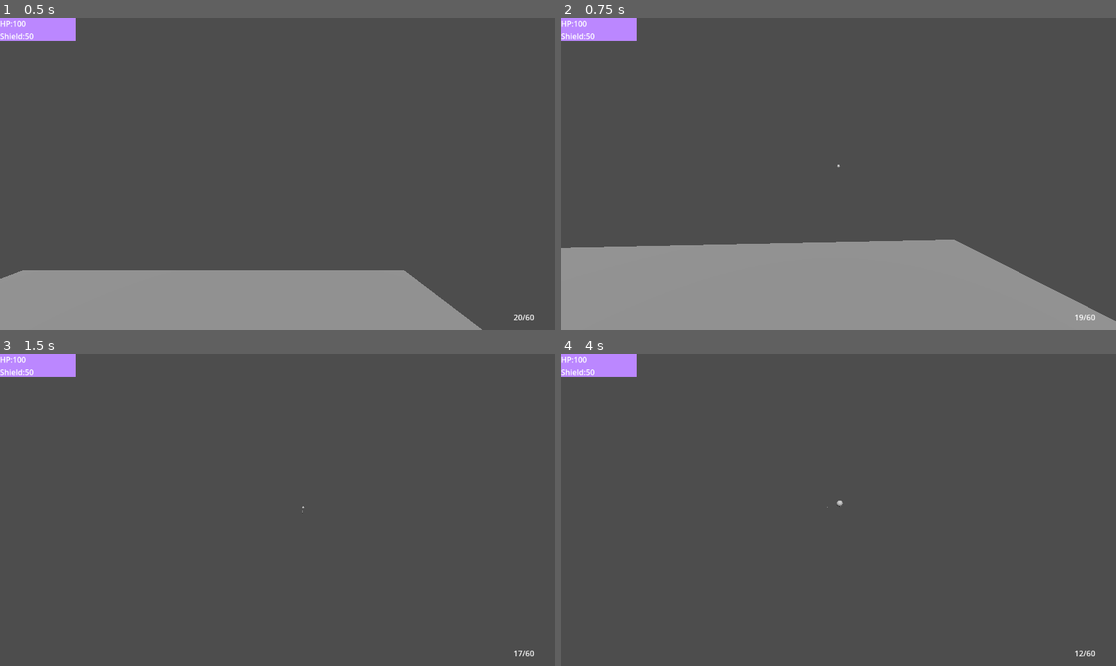
Above: before the commit, frames 1-4 (two rows, left to right).
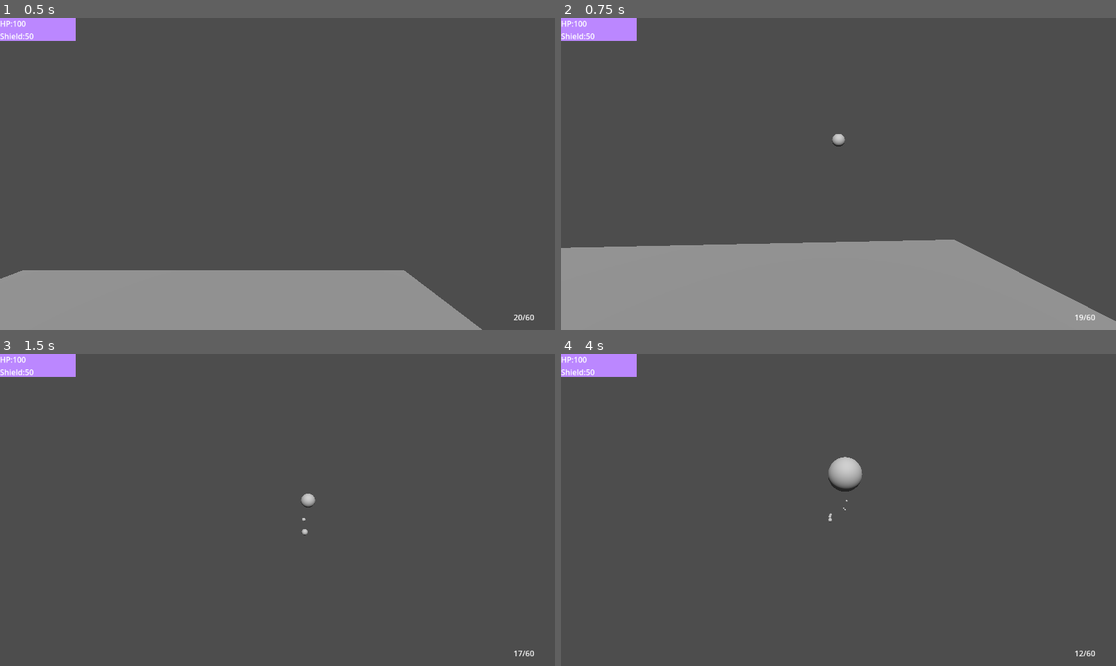
Above: after the commit, the same moments.

Repository: kuritism/scrimmages-during-internship-2
Game: Godot game, scene res://level.tscn
The game is run twice, just before and just after one commit, with the same random seed, the same clock (stepped at 60 frames per second) and the same inputs.
Inputs (mouse positions are in pixels of both pictures, inside the frame that each line leads up to):
- Up to frame 1 (0.5 s): no input
- Up to frame 2 (0.75 s): move the mouse to (866, 174) at 0.52 s; press the mouse at (866, 174) at 0.53 s; hold W (move_forward) from 0.53 s (still down)
- Up to frame 3 (1.5 s): keep holding W (move_forward); tap Space (jump) at 0.77 s; move the mouse to (249, 510) at 1.27 s; release the mouse at (249, 510) at 1.28 s; click (249, 510) at 1.35 s
- Up to frame 4 (4 s): keep holding W (move_forward); tap Space (jump) at 1.52, 3.02, 3.77 s; move the mouse to (849, 503) at 2.02 s; press the mouse at (849, 503) at 2.03 s; move the mouse to (832, 516) at 2.77 s; release the mouse at (832, 516) at 2.78 s; click (832, 516) at 2.85 s; tap Enter at 3.5 s; move the mouse to (877, 513) at 3.52 s; press the mouse at (877, 513) at 3.53 s

Frame 1 is identical in both runs. In frame 2, less than 0.1% of the frame differs, in the area x 48-52%, y 37-48%; in frame 3, 0.1%; in frame 4, 0.5%, in the area x 47-55%, y 32-54%.

Commit message:
enchant test 1
womp womp

Diff:
--- /dev/null
+++ b/Baisc Upgrade.gd
@@ -0,0 +1,8 @@
+extends Node3D
+
+
+func setup(bullet):
+	bullet.bullet_damage += 30
+	bullet.bullet_speed -= 10
+func onhit(body):
+	print("ARGGHGHGHHGH")
--- a/Bullet.gd
+++ b/Bullet.gd
@@ -1,23 +1,32 @@
 extends RigidBody3D
 
-@onready var bullet_speed : float = 5
+@onready var bullet_speed : int = 50
 @onready var bullet_damage : int = 10
 @onready var bullet_spread : float
 @onready var hp_comp = preload("res://HP.tscn")
+@onready var enchantments = null
+func setup(gun_basis, enchants):
+	enchantments = enchants
+	for enchant in enchantments.get_children():
+		if enchant.has_method("setup"):
+			print("Ding dong")
+			enchant.setup(self)
+			print(bullet_damage)
 
-func _ready():
-	print("Fish")
-func setup(bdam, bspeed):
-	bullet_damage = bdam
-	var height = (bspeed - (bspeed % 10))/10 + 1
+	var height = (bullet_speed - (bullet_speed % 10))/10 + 1
 	$Area3D/CollisionShape3D.shape.height = height
 	$Area3D/CollisionShape3D.position.z = (height - 1) * 0.125
 	$Area3D/CollisionShape3D.disabled = false
+	apply_central_force(gun_basis * bullet_speed * 30)
 
 
 
 func _on_area_3d_body_entered(body):
 	if body.has_node("HP"):
 		var hp = body.get_node("HP")
+		print("Da damage: " + str(bullet_damage))
 		hp.take_damage(bullet_damage)
+	for enchant in enchantments.get_children():
+		if enchant.has_method("onhit"):
+			enchant.onhit(body)
 	queue_free()
--- a/Bullet.tscn
+++ b/Bullet.tscn
@@ -21,4 +21,6 @@
 shape = SubResource("CapsuleShape3D_62014")
 disabled = true
 
+[node name="Enchantments" type="Node3D" parent="."]
+
 [connection signal="body_entered" from="Area3D" to="." method="_on_area_3d_body_entered"]
--- a/Gun_Component.gd
+++ b/Gun_Component.gd
@@ -23,11 +23,10 @@
 		var angle = rotation
 		print(angle)
 		add_child(bullet)
-		bullet.setup(bullet_damage, bullet_speed)
+		bullet.setup(global_transform.basis.z, $Enchantments)
 		bullet.position.x=position.x
 		bullet.position.y=position.y - 0.5
 		bullet.position.z=position.z + 1.5
-		bullet.apply_central_force(global_transform.basis.z * bullet_speed * 300)
 		bullet.reparent(root)
 	num_bullets -= 1
 	can_fire = false
--- /dev/null
+++ b/gun_component.tscn
@@ -0,0 +1,23 @@
+[gd_scene load_steps=3 format=3 uid="uid://ul50bv57ob75"]
+
+[ext_resource type="Script" path="res://Gun_Component.gd" id="1_6c1tx"]
+[ext_resource type="Script" path="res://Baisc Upgrade.gd" id="2_qgv5o"]
+
+[node name="Gun Component" type="Node3D"]
+transform = Transform3D(-1, 0, -8.74228e-08, 0, 1, 0, 8.74228e-08, 0, -1, 0, 0.5, -1.5)
+script = ExtResource("1_6c1tx")
+bullet_damage = 150
+
+[node name="Chamber_Time" type="Timer" parent="."]
+one_shot = true
+
+[node name="Reload_Time" type="Timer" parent="."]
+one_shot = true
+
+[node name="Enchantments" type="Node3D" parent="."]
+
+[node name="Baisc Upgrade" type="Node3D" parent="Enchantments"]
+script = ExtResource("2_qgv5o")
+
+[connection signal="timeout" from="Chamber_Time" to="." method="_on_chamber_time_timeout"]
+[connection signal="timeout" from="Reload_Time" to="." method="_on_reload_time_timeout"]
--- a/player.tscn
+++ b/player.tscn
@@ -1,7 +1,7 @@
 [gd_scene load_steps=7 format=3 uid="uid://drnstqe6wqpm1"]
 
 [ext_resource type="Script" path="res://player.gd" id="1_ve33o"]
-[ext_resource type="Script" path="res://Gun_Component.gd" id="2_gls47"]
+[ext_resource type="PackedScene" uid="uid://ul50bv57ob75" path="res://gun_component.tscn" id="2_ke0wt"]
 [ext_resource type="PackedScene" uid="uid://rmiatprbjkea" path="res://HP.tscn" id="3_t4xu6"]
 
 [sub_resource type="CapsuleMesh" id="CapsuleMesh_y4bbw"]
@@ -30,16 +30,7 @@
 transform = Transform3D(1, 0, 0, 0, 1, 0, 0, 0, 1, 0, 0.499952, -0.495036)
 current = true
 
-[node name="Gun Component" type="Node3D" parent="TwistPivot/PitchPivot"]
-transform = Transform3D(-1, 0, -8.74228e-08, 0, 1, 0, 8.74228e-08, 0, -1, 0, 0.5, -1.5)
-script = ExtResource("2_gls47")
-bullet_damage = 150
-
-[node name="Chamber_Time" type="Timer" parent="TwistPivot/PitchPivot/Gun Component"]
-one_shot = true
-
-[node name="Reload_Time" type="Timer" parent="TwistPivot/PitchPivot/Gun Component"]
-one_shot = true
+[node name="Gun Component" parent="TwistPivot/PitchPivot" instance=ExtResource("2_ke0wt")]
 
 [node name="HP" parent="." instance=ExtResource("3_t4xu6")]
 
@@ -47,6 +38,3 @@
 transform = Transform3D(0.9, 0, 0, 0, 0.208, 0, 0, 0, 0.9, 0, 0.116593, 0)
 shape = SubResource("CylinderShape3D_xlftk")
 target_position = Vector3(0, -4.5, 0)
-
-[connection signal="timeout" from="TwistPivot/PitchPivot/Gun Component/Chamber_Time" to="TwistPivot/PitchPivot/Gun Component" method="_on_chamber_time_timeout"]
-[connection signal="timeout" from="TwistPivot/PitchPivot/Gun Component/Reload_Time" to="TwistPivot/PitchPivot/Gun Component" method="_on_reload_time_timeout"]
